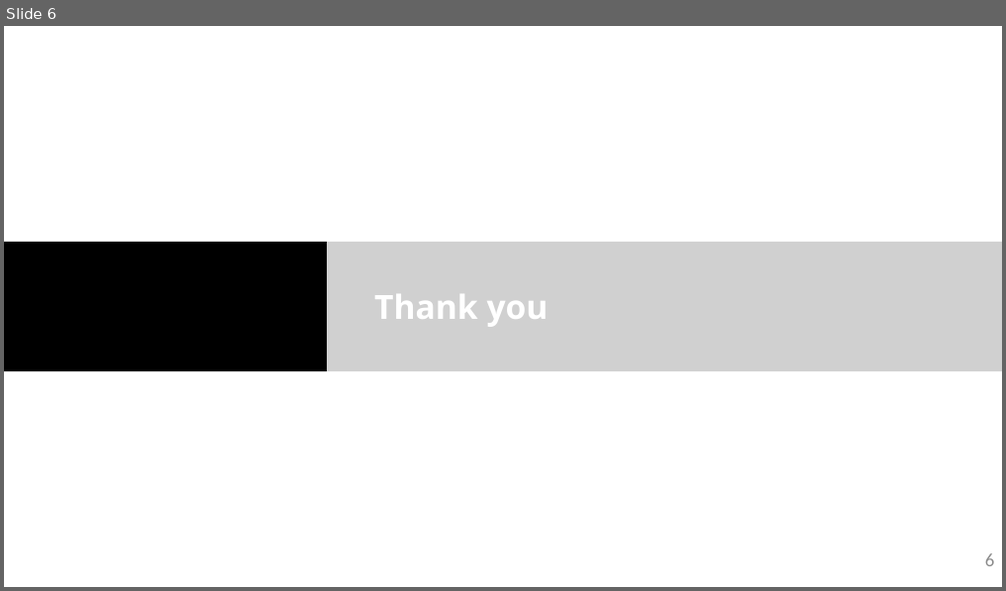
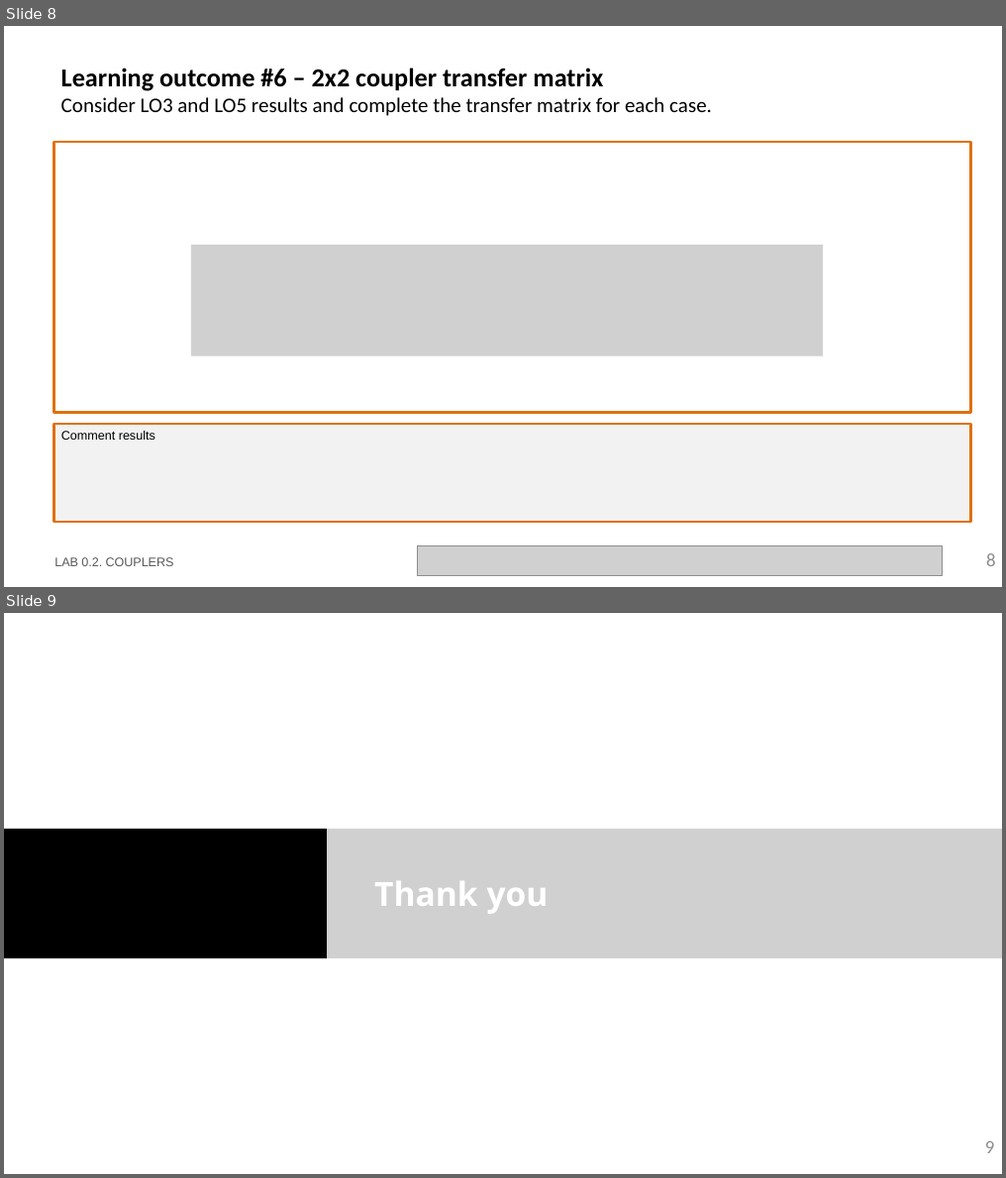
Before and after one commit to nordin001/pdk_UPVfab_v2, a slide deck: training/IPSP/Lab2/LabBook_020.pptx. Shown one above the other, each under a label of ours: slide 6 before the commit, slides 8 and 9 after it. The pictures are 1006x591 and 1006x1178 pixels, drawn with LibreOffice and Linux fonts; fonts in the diff are those of the drawing; grey boxes stand for pictures; background and template pictures are left out. Boxes give left, top, right and bottom in pixels: in the first picture for what was removed or moved away, otherwise in the second. Text is boxed around its words. In the diff, an @@ line names an element or a change of style, - is before the commit and + after.

```diff
--- a/training/IPSP/Lab2/LabBook_020.pptx
+++ b/training/IPSP/Lab2/LabBook_020.pptx
@@ slide 8 added at (4, 26, 1002, 587), background #FFFFFF @@
@@ title added at (61, 68, 712, 116), 20 pt, text #000000 @@
+Learning outcome #6 – 2x2 coupler transfer matrix
+Consider LO3 and LO5 results and complete the transfer matrix for each case.
@@ rectangle added at (54, 142, 971, 413), outline #E0700D 2.25 pt @@
@@ picture added at (191, 245, 823, 356) @@
@@ rectangle added at (54, 424, 971, 522), fill #F2F2F2, outline #E0700D 2.25 pt, 12 pt, text #000000 @@
+Comment results
@@ text added at (54, 558, 174, 567), 12 pt, text #585858 @@
+LAB 0.2. COUPLERS
@@ picture added at (417, 547, 943, 576) @@
@@ page number added at (986, 554, 996, 567), 18 pt, text #8C8C8C @@
+8
@@ what was slide 6 is now slide 9 @@
@@ page number at (985, 1142, 995, 1154): text changed @@
-6
+9
```
Also in this commit, not shown: 2 other slides added, 1 other file.
